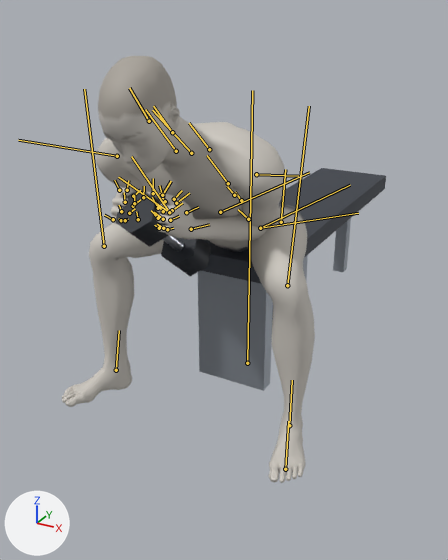
Two versions of the glTF model exports/seated-dumbbell-good-morning.glb, one commit apart.
Before and after are seen from a 50 mm lens placed at (0.884, -1.79, 1.212), pointed at (-0.112, 0.02, 0.308). Lighting does not change. The marker at lower left points along +X, +Y and +Z. The picture after the commit comes second. Both versions are drawn at frame 67 of the action 'seated-dumbbell-good-morning'; the numbers are the values there. The bones that change, and the others that lie on the model, are drawn over the model as lines.
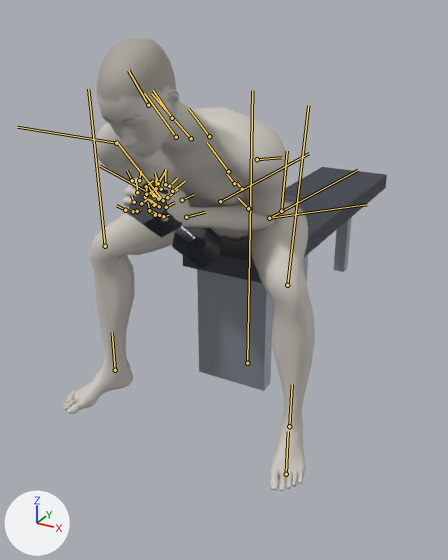
ob_dbr_right is not drawn itself; it is the parent of ob_mesh_1, ob_mesh_2, ob_mesh_3.
ob_props is not drawn itself; it is the parent of ob_bench.

Edits to the scene script, one JSON object a line:
```json
{"block": "bone_pelvis", "where": "bone_pelvis = bpy.data.objects['Body'].pose.bones['pelvis']  # child of 'Root'"}
{"op": "set", "path": "bone_pelvis.location", "old": "(0.008, -0.413, 0.0)", "new": "(0.008, -0.376, 0.0)"}
{"block": "bone_upperarm_l", "where": "bone_upperarm_l = bpy.data.objects['Body'].pose.bones['upperarm_l']  # child of 'clavicle_l'"}
{"op": "set", "path": "bone_upperarm_l.rotation_quaternion", "old": "(0.856, -0.439, -0.268, 0.054)", "new": "(0.866, -0.387, -0.315, 0.019)", "note": "degrees (-59, -24, 21) -> degrees (-54, -32, 19)"}
{"block": "bone_lowerarm_l", "where": "bone_lowerarm_l = bpy.data.objects['Body'].pose.bones['lowerarm_l']  # child of 'upperarm_l'"}
{"op": "set", "path": "bone_lowerarm_l.rotation_quaternion", "old": "(0.722, 0.149, -0.473, 0.483)", "new": "(0.744, 0.148, -0.46, 0.461)", "note": "degrees (-25, -56, 81) -> degrees (-21, -55, 75)"}
{"block": "bone_hand_l", "where": "bone_hand_l = bpy.data.objects['Body'].pose.bones['hand_l']  # child of 'lowerarm_l'"}
{"op": "set", "path": "bone_hand_l.rotation_quaternion", "old": "(-0.949, -0.239, 0.158, -0.133)", "new": "(-0.92, -0.322, 0.14, -0.176)", "note": "degrees (26, -21, 11) -> degrees (36, -22, 15)"}
{"block": "bone_upperarm_r", "where": "bone_upperarm_r = bpy.data.objects['Body'].pose.bones['upperarm_r']  # child of 'clavicle_r'"}
{"op": "set", "path": "bone_upperarm_r.rotation_quaternion", "old": "(0.856, 0.439, 0.268, 0.054)", "new": "(0.866, 0.387, 0.315, 0.019)", "note": "degrees (59, 24, 21) -> degrees (54, 32, 19)"}
{"block": "bone_lowerarm_r", "where": "bone_lowerarm_r = bpy.data.objects['Body'].pose.bones['lowerarm_r']  # child of 'upperarm_r'"}
{"op": "set", "path": "bone_lowerarm_r.rotation_quaternion", "old": "(0.722, -0.149, 0.473, 0.483)", "new": "(0.744, -0.148, 0.46, 0.461)", "note": "degrees (25, 56, 81) -> degrees (21, 55, 75)"}
{"block": "bone_hand_r", "where": "bone_hand_r = bpy.data.objects['Body'].pose.bones['hand_r']  # child of 'lowerarm_r'"}
{"op": "set", "path": "bone_hand_r.rotation_quaternion", "old": "(0.949, -0.239, 0.158, 0.133)", "new": "(0.92, -0.322, 0.14, 0.176)", "note": "degrees (-26, 21, 11) -> degrees (-36, 22, 15)"}
{"block": "bone_thigh_l", "where": "bone_thigh_l = bpy.data.objects['Body'].pose.bones['thigh_l']  # child of 'pelvis'"}
{"op": "set", "path": "bone_thigh_l.rotation_quaternion", "old": "(0.385, 0.083, 0.169, 0.904)", "new": "(0.418, 0.054, 0.177, 0.889)", "note": "degrees (22, -1, 134) -> degrees (21, 3, 130)"}
{"block": "bone_calf_l", "where": "bone_calf_l = bpy.data.objects['Body'].pose.bones['calf_l']  # child of 'thigh_l'"}
{"op": "set", "path": "bone_calf_l.rotation_quaternion", "old": "(0.755, -0.029, 0.082, -0.65)", "new": "(0.788, -0.014, 0.065, -0.613)", "note": "degrees (-9, 5, -82) -> degrees (-6, 5, -76)"}
{"block": "bone_foot_l", "where": "bone_foot_l = bpy.data.objects['Body'].pose.bones['foot_l']  # child of 'calf_l'"}
{"op": "set", "path": "bone_foot_l.rotation_quaternion", "old": "(0.993, 0.031, -0.073, 0.085)", "new": "(0.997, 0.032, -0.069, -0.005)", "note": "degrees (3, -9, 10) -> degrees (4, -8, -1)"}
{"block": "bone_thigh_r", "where": "bone_thigh_r = bpy.data.objects['Body'].pose.bones['thigh_r']  # child of 'pelvis'"}
{"op": "set", "path": "bone_thigh_r.rotation_quaternion", "old": "(0.385, -0.083, -0.169, 0.904)", "new": "(0.418, -0.054, -0.177, 0.889)", "note": "degrees (-22, 1, 134) -> degrees (-21, -3, 130)"}
{"block": "bone_calf_r", "where": "bone_calf_r = bpy.data.objects['Body'].pose.bones['calf_r']  # child of 'thigh_r'"}
{"op": "set", "path": "bone_calf_r.rotation_quaternion", "old": "(0.755, 0.029, -0.082, -0.65)", "new": "(0.788, 0.014, -0.065, -0.613)", "note": "degrees (9, -5, -82) -> degrees (6, -5, -76)"}
{"block": "bone_foot_r", "where": "bone_foot_r = bpy.data.objects['Body'].pose.bones['foot_r']  # child of 'calf_r'"}
{"op": "set", "path": "bone_foot_r.rotation_quaternion", "old": "(0.993, -0.031, 0.073, 0.085)", "new": "(0.997, -0.032, 0.069, -0.005)", "note": "degrees (-3, 9, 10) -> degrees (-4, 8, -1)"}
```

Changed parts and their boxes (x1, y1, x2, y2) in the pictures (448 x 560 px):
```json
{"object": "Mesh_0", "change": "posed", "before": [62, 56, 315, 483], "after": [64, 38, 315, 491], "on screen": "6% taller"}
{"object": "Mesh_7", "change": "posed", "before": [279, 168, 386, 244], "after": [284, 167, 387, 242]}
{"object": "Mesh_3", "change": "posed", "before": [115, 189, 169, 247], "after": [128, 179, 182, 238]}
{"object": "Mesh_4", "change": "posed", "before": [201, 225, 322, 284], "after": [183, 224, 322, 283]}
{"object": "Mesh_2", "change": "posed", "before": [161, 238, 211, 276], "after": [172, 227, 222, 268], "on screen": "8% taller"}
{"object": "Mesh_8", "change": "posed", "before": [333, 218, 351, 272], "after": [334, 217, 352, 272]}
{"object": "Mesh_5", "change": "posed", "before": [271, 255, 308, 345], "after": [272, 254, 308, 321], "on screen": "mostly hidden"}
{"bone": "pelvis", "before": "(248, 219) to (238, 209)", "after": "(248, 208) to (238, 198)"}
{"bone": "upperarm_l", "before": "(256, 174) to (298, 176)", "after": "(257, 159) to (281, 157)"}
{"bone": "lowerarm_l", "before": "(260, 228) to (358, 213)", "after": "(269, 218) to (367, 204)"}
{"bone": "hand_l", "before": "(191, 229) to (209, 224)", "after": "(186, 217) to (205, 212)"}
{"bone": "upperarm_r", "before": "(117, 156) to (18, 140)", "after": "(116, 143) to (17, 127)"}
{"bone": "lowerarm_r", "before": "(169, 212) to (118, 177)", "after": "(163, 200) to (100, 166)"}
{"bone": "hand_r", "before": "(138, 219) to (136, 211)", "after": "(149, 210) to (148, 202)"}
{"bone": "thigh_l", "before": "(281, 222) to (285, 169)", "after": "(281, 211) to (287, 151)"}
{"bone": "calf_l", "before": "(287, 285) to (309, 106)", "after": "(287, 285) to (308, 105)"}
{"bone": "foot_l", "before": "(289, 425) to (292, 380)", "after": "(289, 426) to (292, 384)"}
{"bone": "thigh_r", "before": "(220, 212) to (309, 172)", "after": "(220, 201) to (309, 153)"}
{"bone": "calf_r", "before": "(104, 246) to (84, 89)", "after": "(105, 246) to (88, 89)"}
{"bone": "foot_r", "before": "(116, 370) to (119, 330)", "after": "(115, 370) to (112, 332)"}
```
